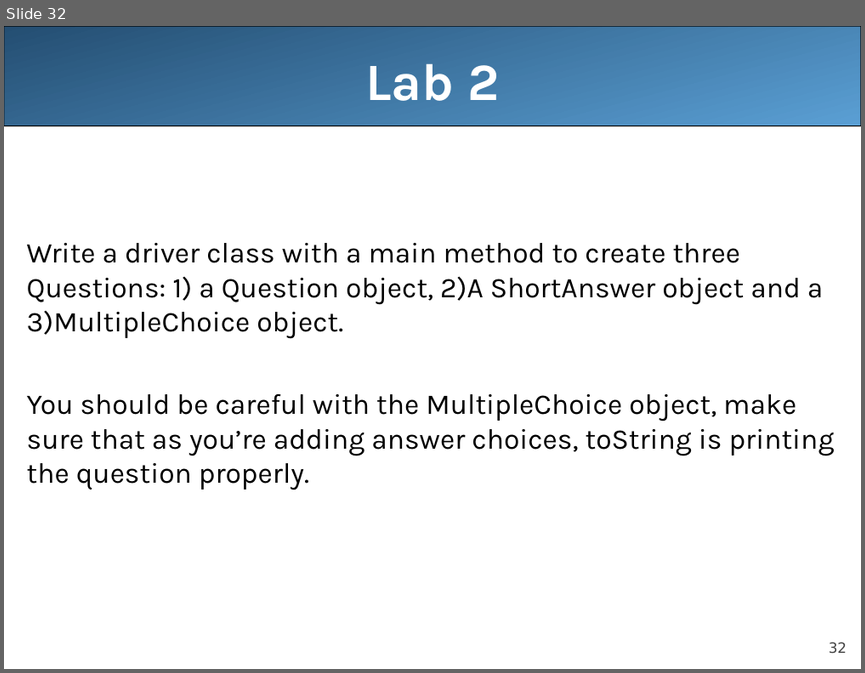
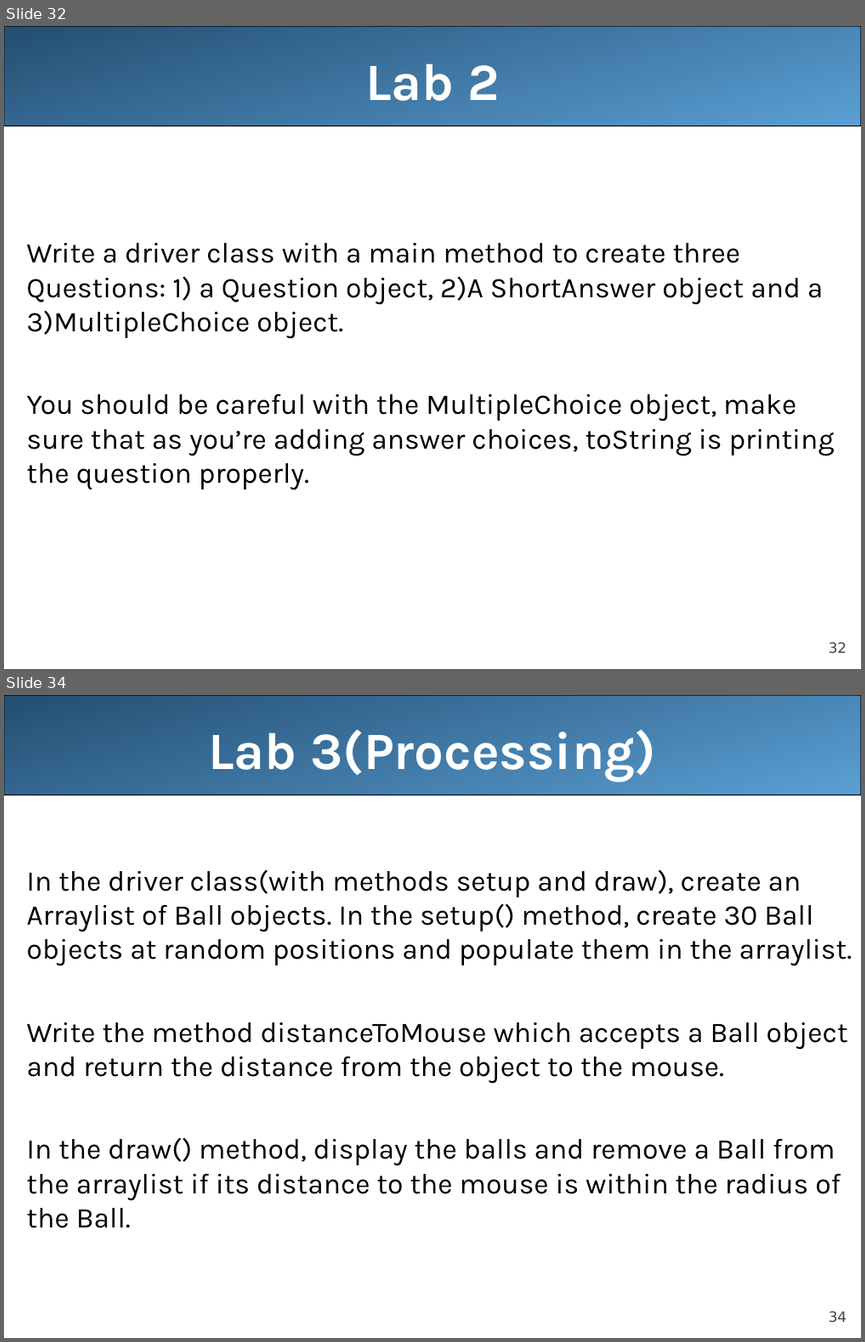
Before and after one commit to LongBaoNguyen/longbaonguyen.github.io, a slide deck: courses/apcsa/lecture16.ppt. Shown one above the other, each under a label of ours: slide 32 before the commit, slides 32 and 34 after it; the slides between them are not shown. The pictures are 865x673 and 865x1342 pixels, drawn with LibreOffice and Linux fonts; fonts in the diff are those of the drawing. Boxes give left, top, right and bottom in pixels: in the first picture for what was removed or moved away, otherwise in the second. Text is boxed around its words. In the diff, an @@ line names an element or a change of style, - is before the commit and + after.

```diff
--- a/courses/apcsa/lecture16.ppt
+++ b/courses/apcsa/lecture16.ppt
@@ slide 34 added at [4, 695, 861, 1338], background #FFFFFF; not listed: 2 template elements that a slide beside it also shows @@
@@ title added at [208, 730, 656, 782], 44 pt, text #FFFFFF, bold @@
+Lab 3(Processing)
@@ text added at [27, 869, 852, 1228], 24 pt, text #000000 @@
+In the driver class(with methods setup and draw), create an Arraylist of Ball objects. In the setup() method, create 30 Ball objects at random positions and populate them in the arraylist.
+Write the method distanceToMouse which accepts a Ball object and return the distance from the object to the mouse.
+In the draw() method, display the balls and remove a Ball from the arraylist if its distance to the mouse is within the radius of the Ball.
```
Also in this commit, not shown: 1 slide changed, 1 other slide added, 3 other files.
